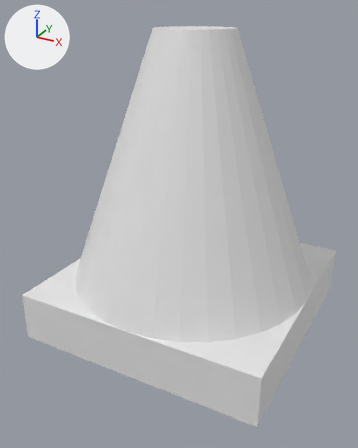
Two versions of the Blender file multimedia-interfaces/lab1.blend, one commit apart.
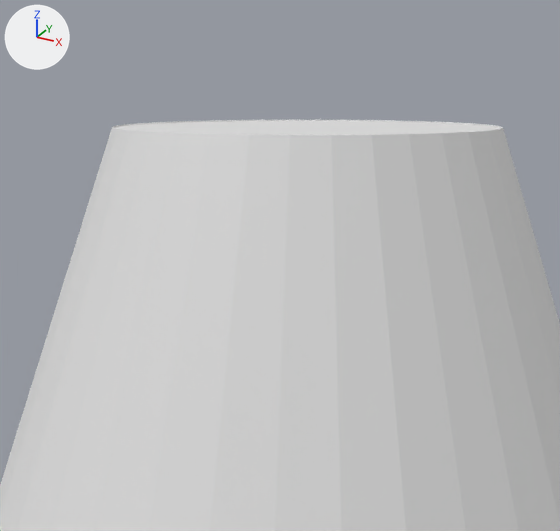
Each version appears first whole from a 50 mm camera at (8.61, -16.83, 12.5) aimed at (-0.18, -0.85, 4.51), and next in a close-up on the part from 36% to 70% of the width and 0% to 26% of the height. Every picture has the same lights, and +X, +Y and +Z are marked at upper left.
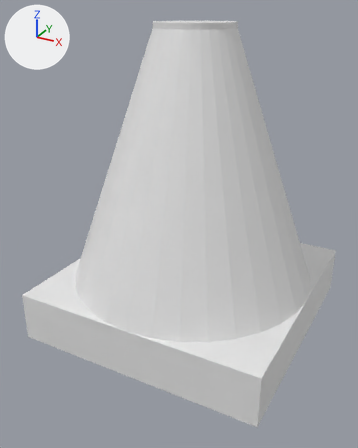
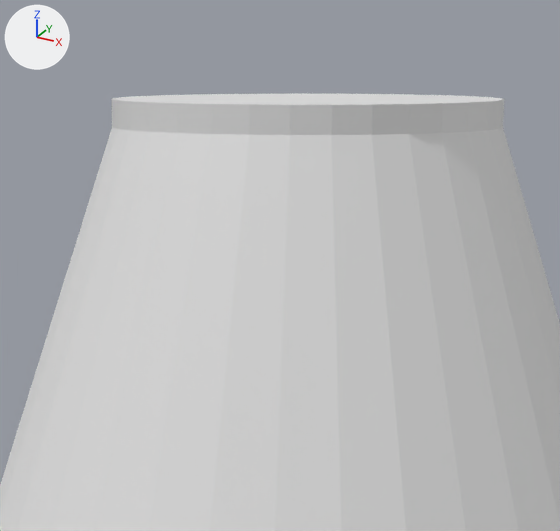
Commit message: multimedia-interfaces: finished all labs

Edits to the scene script, one JSON object a line:
```json
{"op": "set", "path": "ob_cylinder.scale", "old": "(1.5, 1.5, 4.79)", "new": "(1.5, 1.5, 5.0)"}
```

Pixel boxes [x1, y1, x2, y2] of what changed, in the close-ups (560 x 531 px):
```json
{"object": "Cylinder", "change": "rescaled", "before": [114, 121, 501, 135], "after": [111, 94, 504, 135]}
```
